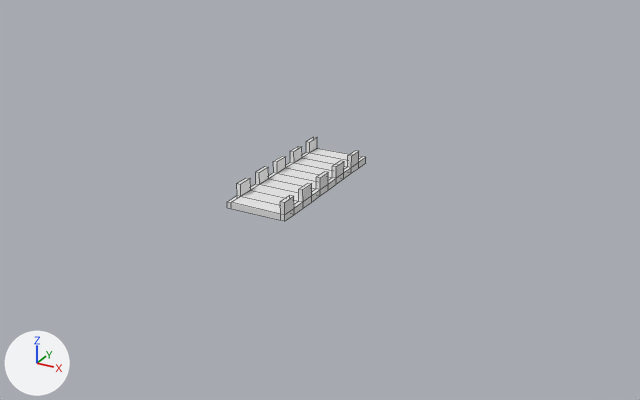
The Blender file DonutGit/Assets/Models/Prototypes/bendtest.blend: old version first, new version second.
The view is the same before and after, from a camera (50 mm lens) standing at (49.5, -85.2, 40.7) and looking at (2.6, 0.1, -2.0). The axes (+X, +Y, +Z) are drawn at lower left. The lights are the same throughout. Mesh edges are drawn as thin lines.
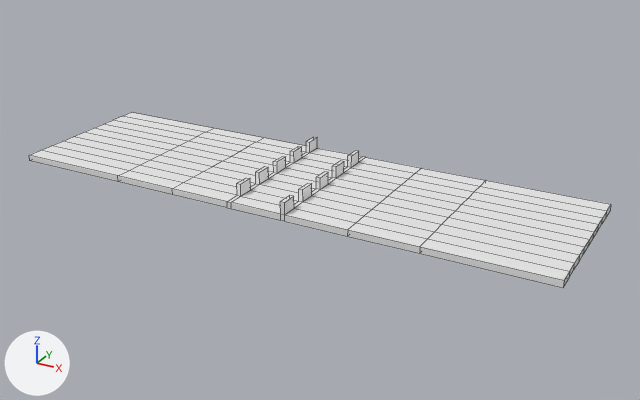
Patch to the scene script:
```diff
--- a/DonutGit/Assets/Models/Prototypes/bendtest.blend.py
+++ b/DonutGit/Assets/Models/Prototypes/bendtest.blend.py
@@ me_cube @@
 # used by ob_cube; location = (0.0, 0.0, 0.0); scale = (1.86, 18.0, 0.19)
-me_cube.from_pydata(...)  # 128 vertices, 126 faces; spans x -2.03..2.03, y -0.56..0.56, z -2.04..9.8
+me_cube.from_pydata(...)  # 260 vertices, 258 faces; spans x -18.41..18.41, y -0.56..0.56, z -2.04..9.8
+# me_cube part 1
+# 20 faces are deleted
+# 22 new vertices lie (-4.12, 0.0, 0.0) away from vertices in x -2.03, y -0.56..0.56, z -2.04..2.04
+# 22 new vertices lie (4.12, 0.0, 0.0) away from vertices in x 2.03, y -0.56..0.56, z -2.04..2.04
+# 22 new vertices lie (-4.41, 0.0, 0.0) away from vertices in x -6.15, y -0.56..0.56, z -2.04..2.04
+# 22 new vertices lie (4.41, 0.0, 0.0) away from vertices in x 6.15, y -0.56..0.56, z -2.04..2.04
+# 22 new vertices lie (-7.85, 0.0, 0.0) away from vertices in x -10.56, y -0.56..0.56, z -2.04..2.04
+# 22 new vertices lie (7.85, 0.0, 0.0) away from vertices in x 10.56, y -0.56..0.56, z -2.04..2.04
+# 152 new faces join them
 me_cube.materials.append(mat_material)
```

Location of each change, [x1, y1, x2, y2] in pixels of the pictures (640 x 400 px):
'Cube', reshaped (316% wider, 106% taller): before [227, 137, 366, 221]; after [29, 113, 611, 287]
part 1 of me_cube, built on: before [285, 158, 366, 221]; after [29, 113, 611, 287]
